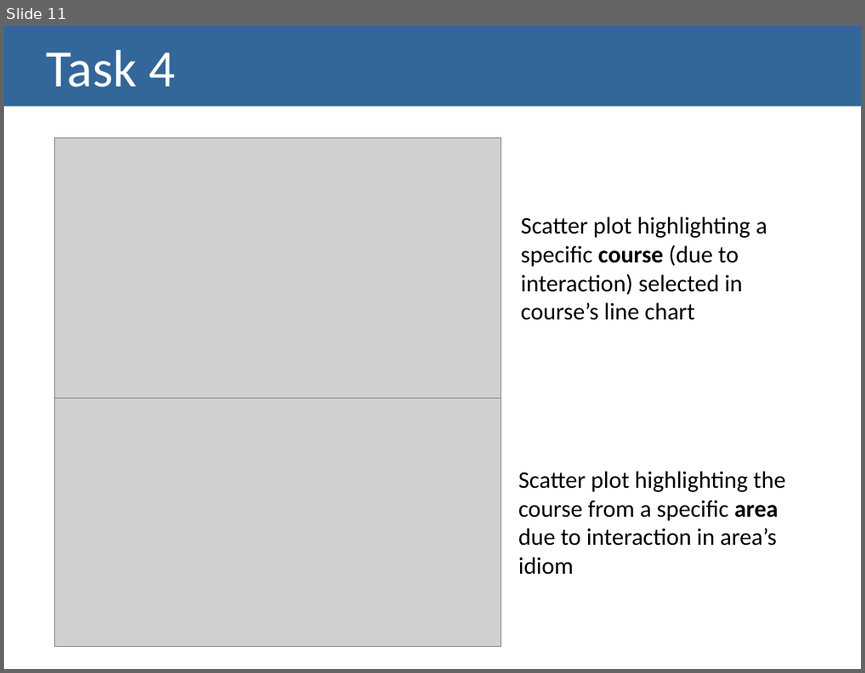
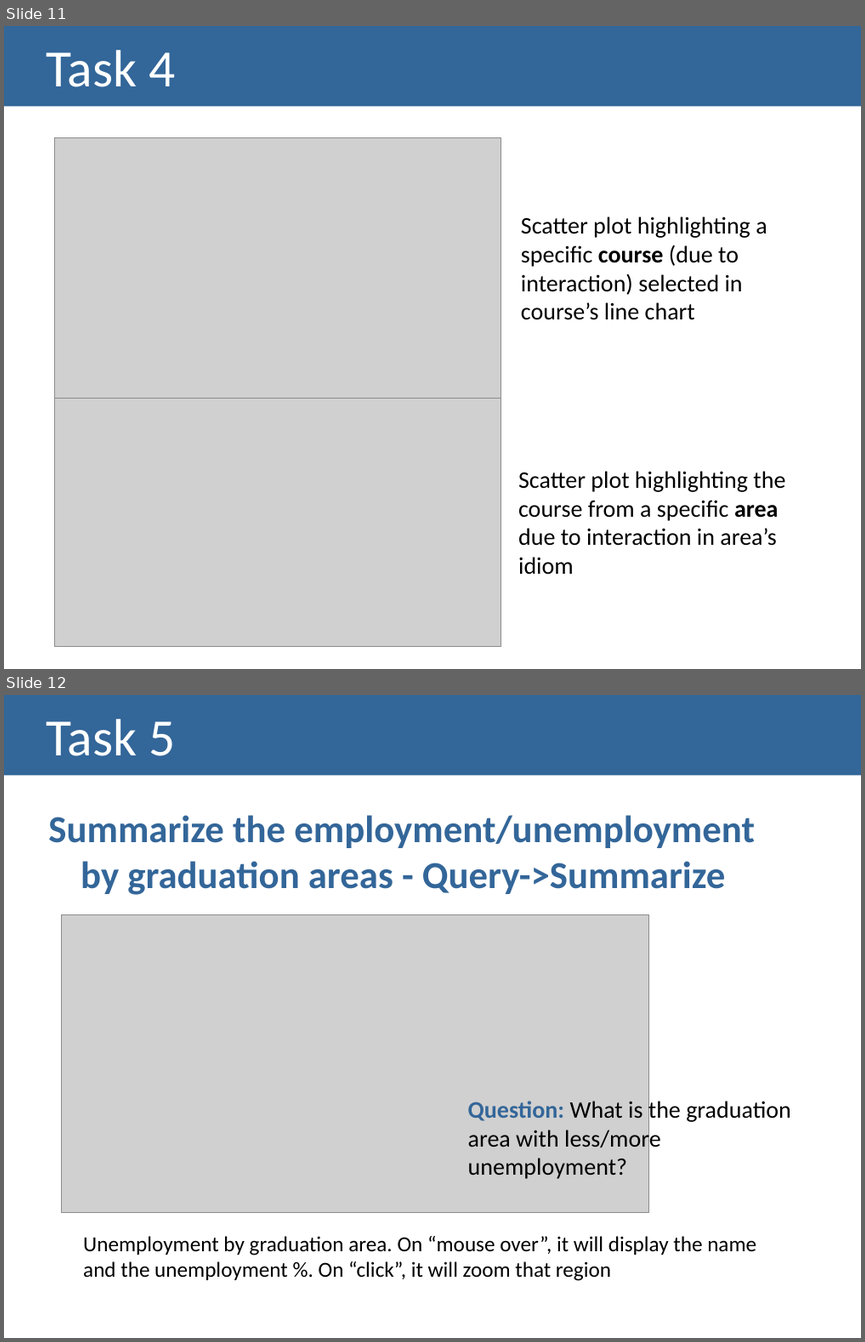
Before and after one commit to Strabox/Higher-Education-Unemployment-Portugal, a slide deck: III-Checkpoint/III-Checkpoint Presentation.pptx. Shown one above the other, each under a label of ours: slide 11 before the commit, slides 11 and 12 after it. The pictures are 865x673 and 865x1342 pixels, drawn with LibreOffice and Linux fonts; fonts in the diff are those of the drawing; grey boxes stand for pictures. Boxes give left, top, right and bottom in pixels: in the first picture for what was removed or moved away, otherwise in the second. Text is boxed around its words. In the diff, an @@ line names an element or a change of style, - is before the commit and + after.

```diff
--- a/III-Checkpoint/III-Checkpoint Presentation.pptx
+++ b/III-Checkpoint/III-Checkpoint Presentation.pptx
@@ slide 12 added at <box>4,695,861,1338</box>, background #FFFFFF @@
@@ title added at <box>4,695,861,776</box>, fill #336699, 44 pt, text #FFFFFF @@
+Task 5
@@ text added at <box>48,815,755,895</box>, 32 pt, text #336699, bold @@
+Summarize the employment/unemployment by graduation areas - Query->Summarize
@@ picture added at <box>62,915,649,1212</box> @@
@@ text added at <box>468,1098,791,1179</box>, 20 pt, text #000000 @@
+Question: What is the graduation area with less/more unemployment?
@@ text added at <box>83,1236,756,1281</box>, 18 pt, text #000000 @@
+Unemployment by graduation area. On “mouse over”, it will display the name and the unemployment %. On “click”, it will zoom that region
```
Also in this commit, not shown: 5 slides changed.
